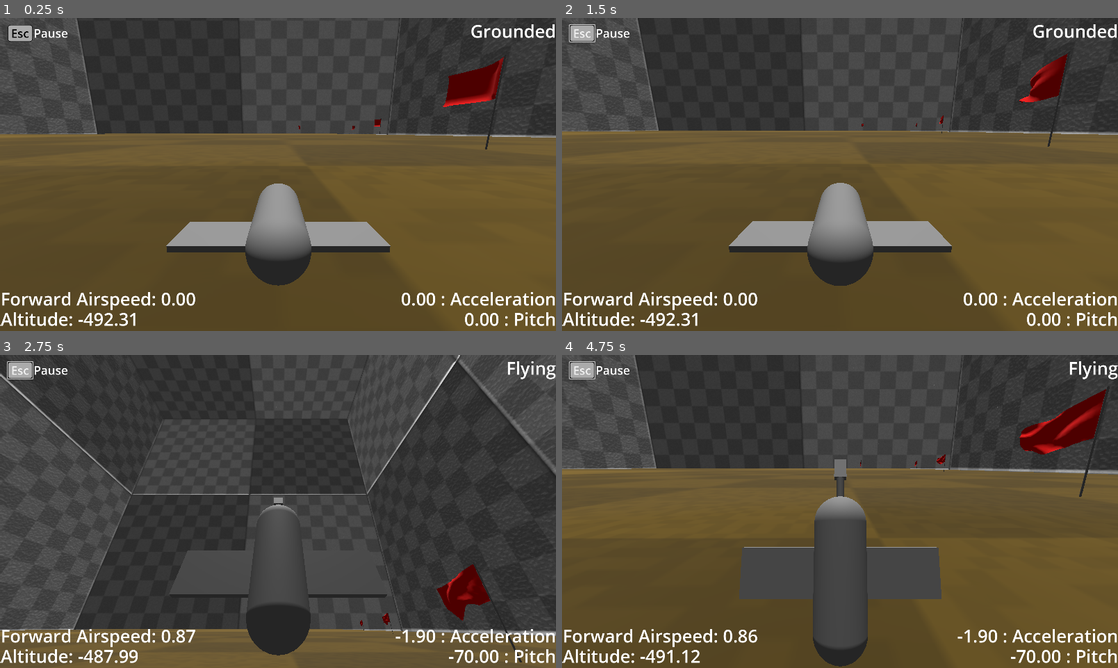
Above: before the commit, frames 1-4 (two rows, left to right).
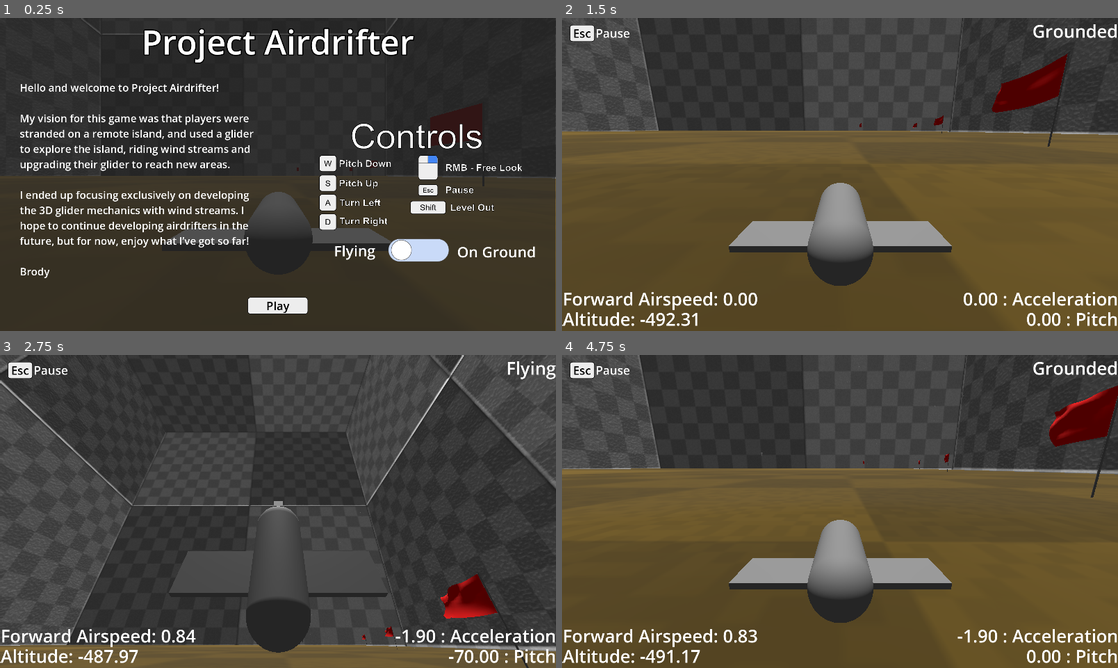
Above: after the commit, the same moments.

Repository: BeegFloppa15/Project_Airdrifter
Game: Godot game, scene res://Scenes/Levels/testing_scene_1.tscn
Same seed, same stepped clock (60 frames per second), same inputs: the game is played once before the commit and once after it.
Inputs (mouse positions are in pixels of both pictures, inside the frame that each line leads up to):
- Up to frame 1 (0.25 s): no input
- Up to frame 2 (1.5 s): click "Esc" (after the commit: "Play") at 0.5 s; move the mouse to (867, 174) at 1.27 s; hold S (pitch_up) from 1.28 s (still down); hold Right mouse button (free_look) from 1.28 s (still down)
- Up to frame 3 (2.75 s): keep holding S (pitch_up); tap Space (jump) at 1.52, 2.27 s; move the mouse to (250, 511) at 2.02 s; release Right mouse button (free_look) at 2.03 s; right-click (250, 511) at 2.1 s
- Up to frame 4 (4.75 s): keep holding S (pitch_up); move the mouse to (851, 505) at 2.77 s; hold Right mouse button (free_look) 2.78-3.53 s; move the mouse to (834, 517) at 3.52 s; right-click (834, 517) at 3.6 s; tap Space (jump) at 3.77, 4.52 s; move the mouse to (878, 514) at 4.27 s; hold Right mouse button (free_look) from 4.28 s (still down)

The runs differ from the first frame. In frame 1, 74% of the frame differs, in the area x 0-100%, y 0-100%; in frame 2, 1.1%; in frame 3, 9.3%; in frame 4, 12%.

Commit message:
Added basic starter intro menu

Diff:
--- a/airdrifter-v1/Scenes/Levels/testing_scene_1.tscn
+++ b/airdrifter-v1/Scenes/Levels/testing_scene_1.tscn
@@ -9,6 +9,7 @@
 [ext_resource type="Theme" uid="uid://cpuvqmnu7yk3b" path="res://Textures/pause_ui.tres" id="5_el7fs"]
 [ext_resource type="PackedScene" uid="uid://b7q3mc7feqq3s" path="res://Scenes/wind_area.tscn" id="5_hi084"]
 [ext_resource type="PackedScene" uid="uid://chkn4lhq6i5m8" path="res://Scenes/tp_area.tscn" id="6_dmsko"]
+[ext_resource type="PackedScene" uid="uid://d17pvnihegmli" path="res://Scripts/welcome_ui.tscn" id="7_k8n50"]
 [ext_resource type="PackedScene" uid="uid://cs72hkqq648ef" path="res://Scenes/Wind_Particles.tscn" id="9_hu5m1"]
 [ext_resource type="PackedScene" uid="uid://c5m2yyd5ij0i2" path="res://Scenes/flag_pole_2.tscn" id="10_vy0am"]
 
@@ -123,6 +124,7 @@
 shape = SubResource("BoxShape3D_7hcdr")
 
 [node name="Debug UI" type="Control" parent="." node_paths=PackedStringArray("glider_object")]
+visible = false
 layout_mode = 3
 anchors_preset = 15
 anchor_right = 1.0
@@ -240,6 +242,10 @@
 [node name="Pause UI" parent="." instance=ExtResource("5_4o4mv")]
 visible = false
 
+[node name="Welcome_UI" parent="." instance=ExtResource("7_k8n50")]
+offset_left = -2.0
+offset_right = -2.0
+
 [node name="WorldEnvironment" type="WorldEnvironment" parent="."]
 environment = SubResource("Environment_pr04o")
 
@@ -387,3 +393,5 @@
 
 [node name="Flag Pole 7" parent="Flags" instance=ExtResource("10_vy0am")]
 transform = Transform3D(1, 0, 0, 0, 1, 0, 0, 0, 1, -28.721, -493.905, 796.57)
+
+[connection signal="game_started" from="Welcome_UI" to="Debug UI" method="_on_welcome_ui_game_started"]
--- a/airdrifter-v1/Scenes/pause_ui.tscn
+++ b/airdrifter-v1/Scenes/pause_ui.tscn
@@ -21,6 +21,10 @@
 
 [sub_resource type="LabelSettings" id="LabelSettings_bthaf"]
 font_size = 51
+
+[sub_resource type="LabelSettings" id="LabelSettings_36amk"]
+font_size = 36
+outline_color = Color(0, 0, 0, 1)
 
 [node name="Pause UI" type="Control"]
 layout_mode = 3
@@ -159,6 +163,22 @@
 text = "Quit Game
 "
 
+[node name="ME" type="Label" parent="."]
+layout_mode = 1
+anchors_preset = 3
+anchor_left = 1.0
+anchor_top = 1.0
+anchor_right = 1.0
+anchor_bottom = 1.0
+offset_left = -293.0
+offset_top = -80.0
+offset_right = -40.0
+offset_bottom = -30.0
+grow_horizontal = 0
+grow_vertical = 0
+text = "Game by Brody Graham"
+label_settings = SubResource("LabelSettings_36amk")
+
 [connection signal="toggled" from="Controls Toggle" to="." method="_on_controls_toggle_toggled"]
 [connection signal="pressed" from="Resume Button" to="." method="resume_game"]
 [connection signal="pressed" from="Restart Button" to="." method="_on_restart_button_pressed"]
--- a/airdrifter-v1/Scenes/wind_area_2.gd
+++ b/airdrifter-v1/Scenes/wind_area_2.gd
@@ -42,6 +42,7 @@
 		particle_material.set_emission_ring_radius(wind_collison_shape.shape.radius * 0.75)
 		var volume: int = PI * pow(wind_collison_shape.shape.radius, 2) * wind_collison_shape.shape.height
 		_particle_emitter.amount = volume/30000
+		print(volume/30000)
 
 	var particle_speed = wind_force_magnitude / 5.0 # We could divide by some number to set this lower if we need to
 	_particle_emitter.process_material.set_param(ParticleProcessMaterial.PARAM_INITIAL_LINEAR_VELOCITY, Vector2(particle_speed, particle_speed))
--- a/airdrifter-v1/Scripts/cam_root.gd
+++ b/airdrifter-v1/Scripts/cam_root.gd
@@ -10,7 +10,7 @@
 var v_accel = 10
 
 func _ready() -> void:
-	Input.set_mouse_mode(Input.MOUSE_MODE_CAPTURED)
+	pass
 
 func _input(event: InputEvent) -> void:
 	if Input.is_action_pressed("free_look") and event is InputEventMouseMotion:
--- /dev/null
+++ b/airdrifter-v1/Scripts/start_status.gd
@@ -0,0 +1,3 @@
+extends Node
+
+var menu_opened_once: bool = false
--- /dev/null
+++ b/airdrifter-v1/Scripts/welcome_ui.gd
@@ -0,0 +1,31 @@
+extends Control
+
+@export var air_controls_img: Texture
+@export var ground_controls_img: Texture
+
+signal game_started
+
+func _ready():
+	process_mode = Node.PROCESS_MODE_ALWAYS
+	if StartStatus.menu_opened_once:
+		hide()
+	else:
+		show()
+		get_tree().paused = true
+
+func _on_controls_toggle_toggled(toggled_on: bool) -> void:
+	if toggled_on:
+		$ControlsImg.texture = ground_controls_img
+	else:
+		$ControlsImg.texture = air_controls_img
+
+func perma_hide():
+	hide()
+	StartStatus.menu_opened_once = true
+
+
+func _on_button_pressed() -> void:
+	get_tree().paused = false
+	Input.set_mouse_mode(Input.MOUSE_MODE_CAPTURED)
+	perma_hide()
+	game_started.emit()
--- /dev/null
+++ b/airdrifter-v1/Scripts/welcome_ui.tscn
@@ -0,0 +1,164 @@
+[gd_scene load_steps=12 format=3 uid="uid://d17pvnihegmli"]
+
+[ext_resource type="Texture2D" uid="uid://dil5q7jcefs3" path="res://Images/Controls Air.png" id="1_62m5k"]
+[ext_resource type="Script" uid="uid://dwhc1bftnsc3n" path="res://Scripts/welcome_ui.gd" id="1_pnl2o"]
+[ext_resource type="Texture2D" uid="uid://dnegud00av2ka" path="res://Images/Slider Ground.png" id="2_opw8x"]
+[ext_resource type="Texture2D" uid="uid://pdkcx75n6wjo" path="res://Images/Controls Ground.png" id="3_63glx"]
+[ext_resource type="Texture2D" uid="uid://c2yjf314p8dct" path="res://Images/Slider Sky.png" id="3_pnl2o"]
+[ext_resource type="Theme" uid="uid://cpuvqmnu7yk3b" path="res://Textures/pause_ui.tres" id="6_sp2y3"]
+
+[sub_resource type="LabelSettings" id="LabelSettings_63glx"]
+font_size = 116
+outline_size = 15
+outline_color = Color(0, 0, 0, 1)
+
+[sub_resource type="StyleBoxEmpty" id="StyleBoxEmpty_36amk"]
+
+[sub_resource type="Theme" id="Theme_rnal4"]
+CheckButton/icons/checked = ExtResource("2_opw8x")
+CheckButton/icons/unchecked = ExtResource("3_pnl2o")
+CheckButton/styles/focus = SubResource("StyleBoxEmpty_36amk")
+
+[sub_resource type="LabelSettings" id="LabelSettings_bf1eq"]
+font_size = 51
+
+[sub_resource type="LabelSettings" id="LabelSettings_opsdc"]
+font_size = 36
+
+[node name="Welcome_UI" type="Control"]
+layout_mode = 3
+anchors_preset = 15
+anchor_right = 1.0
+anchor_bottom = 1.0
+grow_horizontal = 2
+grow_vertical = 2
+script = ExtResource("1_pnl2o")
+air_controls_img = ExtResource("1_62m5k")
+ground_controls_img = ExtResource("3_63glx")
+
+[node name="ColorRect" type="ColorRect" parent="."]
+layout_mode = 1
+anchors_preset = 15
+anchor_right = 1.0
+anchor_bottom = 1.0
+grow_horizontal = 2
+grow_vertical = 2
+color = Color(0.13, 0.13, 0.13, 0.623529)
+
+[node name="Title" type="Label" parent="."]
+layout_mode = 1
+anchors_preset = 5
+anchor_left = 0.5
+anchor_right = 0.5
+offset_left = -259.0
+offset_right = 259.0
+offset_bottom = 158.0
+grow_horizontal = 2
+text = "Project Airdrifter"
+label_settings = SubResource("LabelSettings_63glx")
+horizontal_alignment = 1
+vertical_alignment = 1
+
+[node name="ControlsImg" type="TextureRect" parent="."]
+layout_mode = 1
+anchors_preset = 6
+anchor_left = 1.0
+anchor_top = 0.5
+anchor_right = 1.0
+anchor_bottom = 0.5
+offset_left = -901.0
+offset_top = -190.0
+offset_right = 395.0
+offset_bottom = 510.0
+grow_horizontal = 0
+grow_vertical = 2
+scale = Vector2(0.650721, 0.650721)
+texture = ExtResource("1_62m5k")
+
+[node name="Controls Toggle" type="CheckButton" parent="."]
+layout_mode = 1
+anchors_preset = 6
+anchor_left = 1.0
+anchor_top = 0.5
+anchor_right = 1.0
+anchor_bottom = 0.5
+offset_left = -965.0
+offset_top = 21.0001
+offset_right = 7.0
+offset_bottom = 569.0
+grow_horizontal = 0
+grow_vertical = 2
+scale = Vector2(1, 0.990872)
+theme = SubResource("Theme_rnal4")
+action_mode = 0
+icon_alignment = 1
+expand_icon = true
+
+[node name="Label" type="Label" parent="Controls Toggle"]
+layout_mode = 1
+anchors_preset = 4
+anchor_top = 0.5
+anchor_bottom = 0.5
+offset_left = 199.0
+offset_top = -66.0
+offset_right = 343.0
+offset_bottom = 4.0
+grow_vertical = 2
+text = "Flying"
+label_settings = SubResource("LabelSettings_bf1eq")
+horizontal_alignment = 2
+
+[node name="Label2" type="Label" parent="Controls Toggle"]
+layout_mode = 1
+anchors_preset = 6
+anchor_left = 1.0
+anchor_top = 0.5
+anchor_right = 1.0
+anchor_bottom = 0.5
+offset_left = -347.0
+offset_top = -62.0
+offset_right = -74.0
+offset_bottom = 8.0
+grow_horizontal = 0
+grow_vertical = 2
+text = "On Ground"
+label_settings = SubResource("LabelSettings_bf1eq")
+
+[node name="Label" type="Label" parent="."]
+layout_mode = 1
+anchors_preset = 4
+anchor_top = 0.5
+anchor_bottom = 0.5
+offset_left = 68.0
+offset_top = -318.0
+offset_right = 924.0
+offset_bottom = 403.0
+grow_vertical = 2
+text = "Hello and welcome to Project Airdrifter!
+
+My vision for this game was that players were stranded on a remote island, and used a glider to explore the island, riding wind streams and upgrading their glider to reach new areas.
+
+I ended up focusing exclusively on developing the 3D glider mechanics with wind streams. I hope to continue developing airdrifters in the future, but for now, enjoy what I’ve got so far!
+
+Brody
+"
+label_settings = SubResource("LabelSettings_opsdc")
+autowrap_mode = 2
+
+[node name="Button" type="Button" parent="."]
+layout_mode = 1
+anchors_preset = 7
+anchor_left = 0.5
+anchor_top = 1.0
+anchor_right = 0.5
+anchor_bottom = 1.0
+offset_left = -105.0
+offset_top = -117.0
+offset_right = 105.0
+offset_bottom = -58.0
+grow_horizontal = 2
+grow_vertical = 0
+theme = ExtResource("6_sp2y3")
+text = "Play"
+
+[connection signal="pressed" from="Button" to="." method="_on_button_pressed"]
--- a/airdrifter-v1/Textures/pause_ui.tres
+++ b/airdrifter-v1/Textures/pause_ui.tres
@@ -1,7 +1,7 @@
 [gd_resource type="Theme" load_steps=3 format=3 uid="uid://cpuvqmnu7yk3b"]
 
 [sub_resource type="StyleBoxFlat" id="StyleBoxFlat_dhc55"]
-bg_color = Color(0.87, 0.87, 0.87, 1)
+bg_color = Color(0.63, 0.63, 0.63, 1)
 border_width_left = 2
 border_width_top = 2
 border_width_right = 2
@@ -13,7 +13,7 @@
 corner_radius_bottom_left = 10
 
 [sub_resource type="StyleBoxFlat" id="StyleBoxFlat_bthaf"]
-bg_color = Color(0.67, 0.67, 0.67, 1)
+bg_color = Color(0.93, 0.93, 0.93, 1)
 border_width_left = 2
 border_width_top = 2
 border_width_right = 2
--- a/airdrifter-v1/debug_ui.gd
+++ b/airdrifter-v1/debug_ui.gd
@@ -1,6 +1,12 @@
 extends Control
 
 @export var glider_object : ElytraGlider2
+
+func _ready():
+	if StartStatus.menu_opened_once:
+		show()
+	else:
+		hide()
 
 func _process(delta: float) -> void:
 	$AltitudeLabel.set_text("Altitude: %0.2f" %glider_object.position.y)
@@ -16,3 +22,7 @@
 	else:
 		status_text = "Grounded"
 	$StatusLabel.set_text(status_text)
+
+
+func _on_welcome_ui_game_started() -> void:
+	show()
--- a/airdrifter-v1/project.godot
+++ b/airdrifter-v1/project.godot
@@ -14,6 +14,10 @@
 run/main_scene="uid://dp4pv4tev41gr"
 config/features=PackedStringArray("4.4", "Forward Plus")
 config/icon="res://icon.svg"
+
+[autoload]
+
+StartStatus="*res://Scripts/start_status.gd"
 
 [debug]
 
Not shown: 1 places in airdrifter-v1/Scenes/Levels/testing_scene_1.tscn that only renumber resources
Not shown: 1 places in airdrifter-v1/Scenes/pause_ui.tscn that only renumber resources
Not shown, added: airdrifter-v1/Scripts/start_status.gd.uid
Not shown, added: airdrifter-v1/Scripts/welcome_ui.gd.uid
